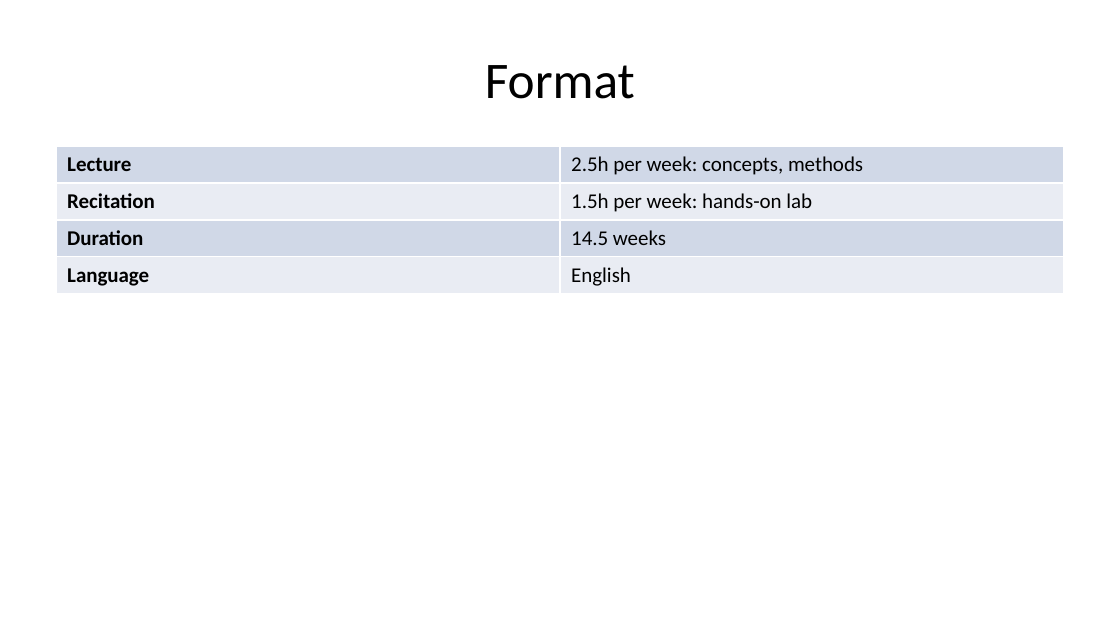
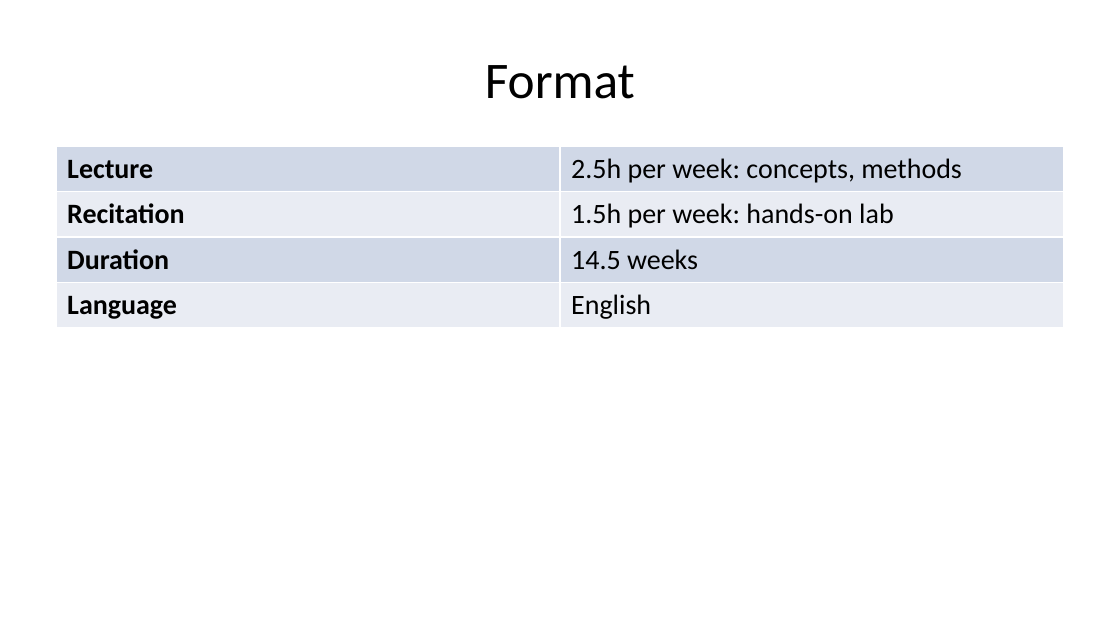
Before and after one commit to pauldubois98/AdcancedTopicsDataScience2026, a slide deck: slide 6 of Course01/slides.pptx. Drawn at 1120x630 pixels with LibreOffice and Linux fonts; fonts in the diff are those of the drawing. Boxes give left, top, right and bottom in pixels: in the first picture for what was removed or moved away, otherwise in the second. Text is boxed around its words. In the diff, an @@ line names an element or a change of style, - is before the commit and + after.

```diff
--- a/Course01/slides.pptx
+++ b/Course01/slides.pptx
@@ table at [56,147,1064,562] @@
@@ fill #D0D8E7 to #D0D8E8 in 4 cells @@
@@ fill #E9ECF3 to #E9EDF4 in 4 cells @@
@@ size 13.5 to 18 pt @@
@@ borders changed @@
```
Also in this commit, not shown: 19 other slides changed, 18 slides added, 1 slide removed, 16 other files.
